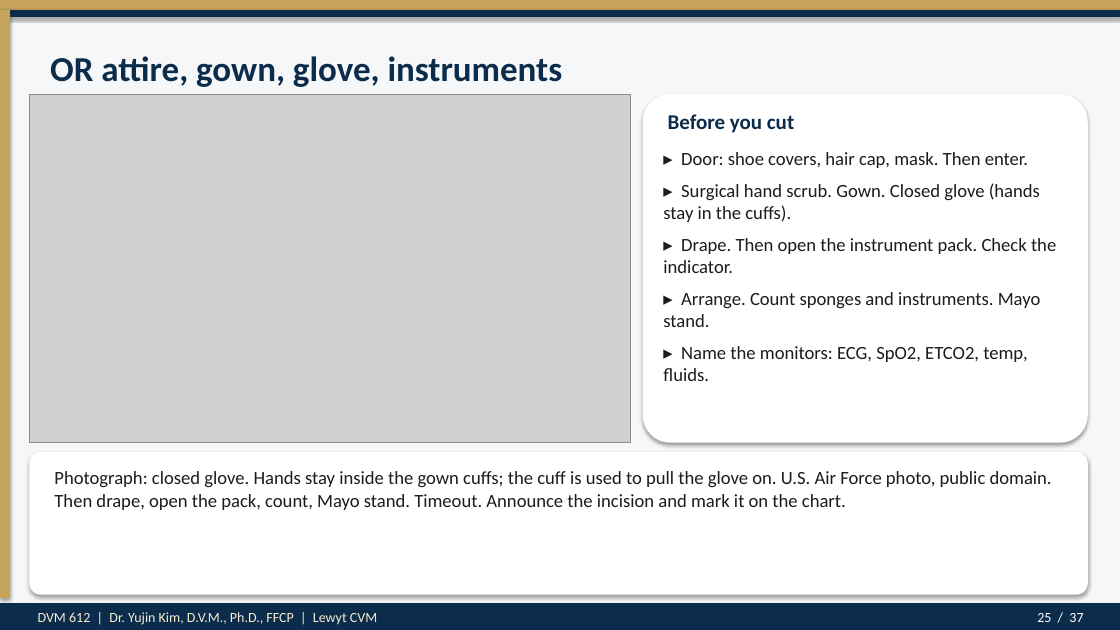
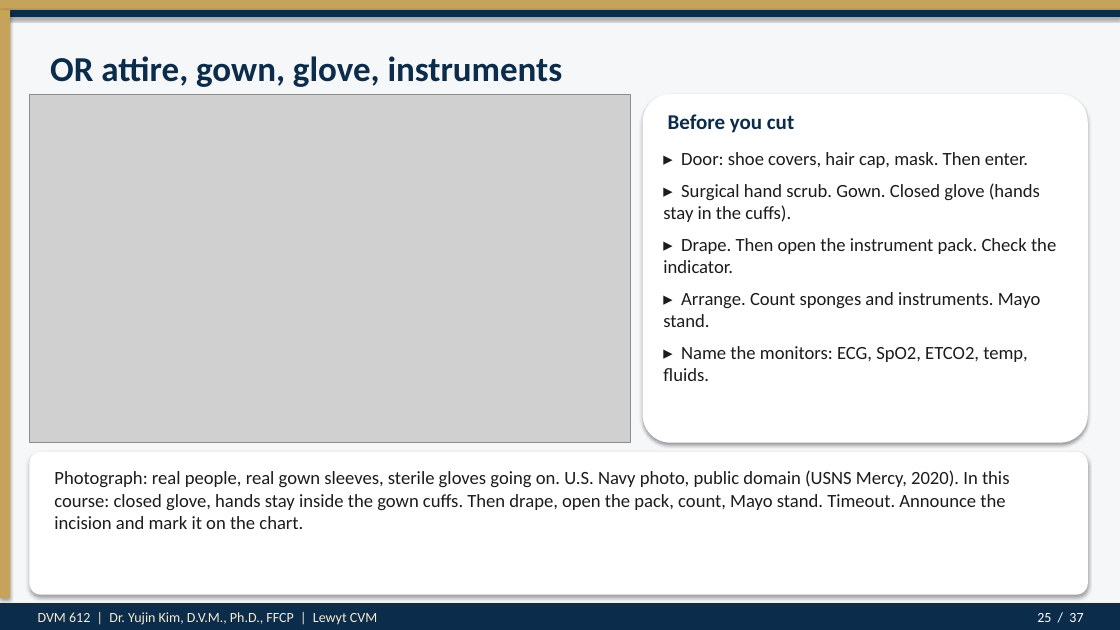
Before and after one commit to drkimvet/happycare, a slide deck: slide 25 of lectures/DVM-612_Week4_Preop_PatientPrep_Postop.pptx. Drawn at 1120x630 pixels with LibreOffice and Linux fonts; fonts in the diff are those of the drawing; grey boxes stand for pictures. Boxes give left, top, right and bottom in pixels: in the first picture for what was removed or moved away, otherwise in the second. Text is boxed around its words. In the diff, an @@ line names an element or a change of style, - is before the commit and + after.

```diff
--- a/lectures/DVM-612_Week4_Preop_PatientPrep_Postop.pptx
+++ b/lectures/DVM-612_Week4_Preop_PatientPrep_Postop.pptx
@@ text at [54, 470, 1010, 529]: text changed @@
-Photograph: closed glove. Hands stay inside the gown cuffs; the cuff is used to pull the glove on. U.S. Air Force photo, public domain. Then drape, open the pack, count, Mayo stand. Timeout. Announce the incision and mark it on the chart.
+Photograph: real people, real gown sleeves, sterile gloves going on. U.S. Navy photo, public domain (USNS Mercy, 2020). In this course: closed glove, hands stay inside the gown cuffs. Then drape, open the pack, count, Mayo stand. Timeout. Announce the incision and mark it on the chart.
```
Also in this commit, not shown: 5 other files.
